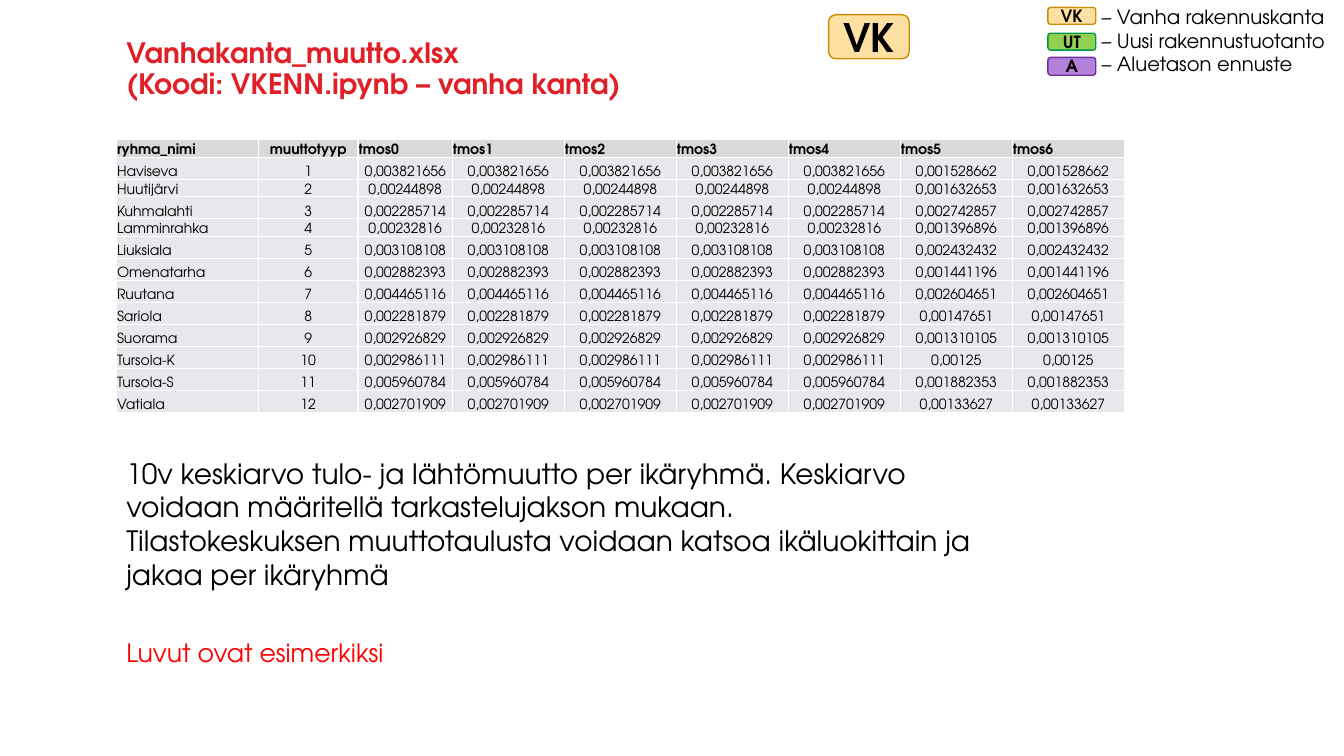
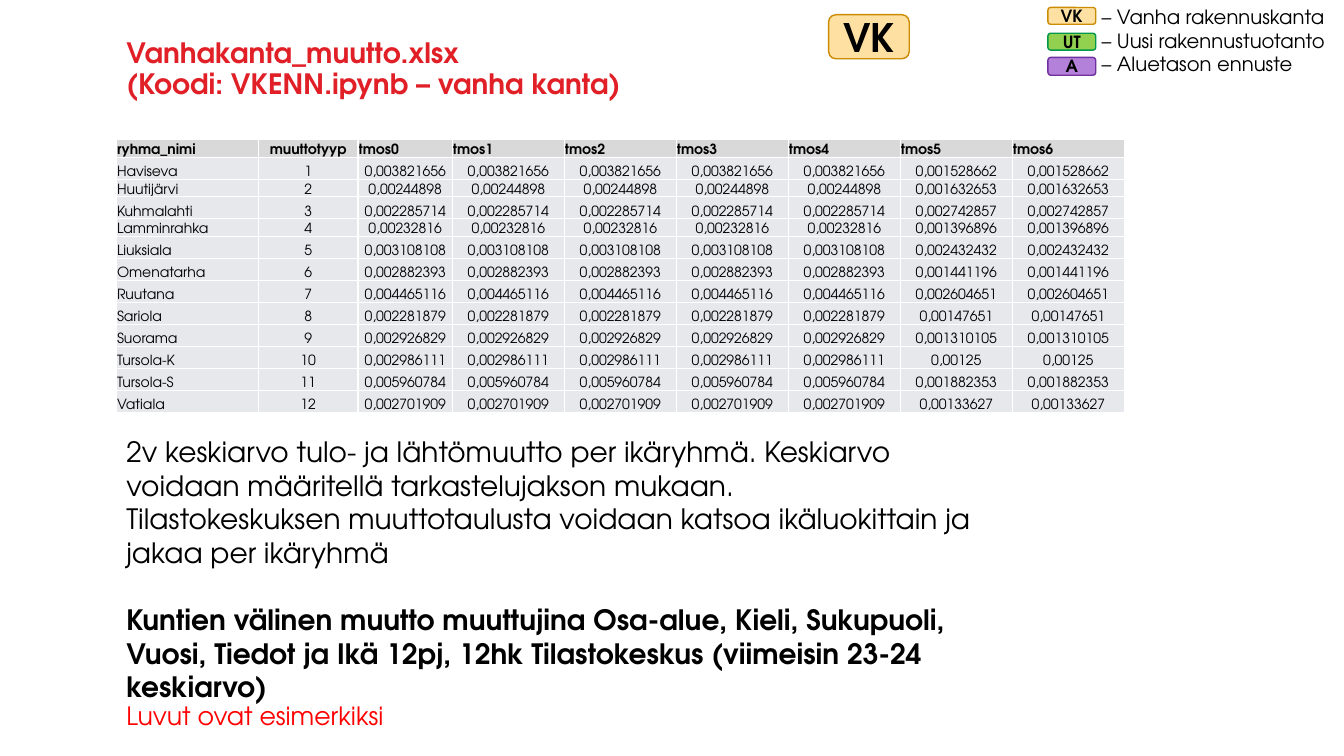
Before and after one commit to kangasalakehitys/vaestoennuste, a slide deck: slide 10 of Dokumentaatio/Ohjeet.pptx. Drawn at 1344x756 pixels with LibreOffice and Linux fonts; fonts in the diff are those of the drawing; background and template pictures are left out. Boxes give left, top, right and bottom in pixels: in the first picture for what was removed or moved away, otherwise in the second. Text is boxed around its words. In the diff, an @@ line names an element or a change of style, - is before the commit and + after.

```diff
--- a/Dokumentaatio/Ohjeet.pptx
+++ b/Dokumentaatio/Ohjeet.pptx
@@ text "2v keskiarvo tulo- ja lähtömuutto ...": place and size @@
-text "2v keskiarvo tulo- ja lähtömuutto ..." at (126, 463, 970, 591)
+text "2v keskiarvo tulo- ja lähtömuutto ..." at (126, 441, 970, 710)
@@ text at (126, 441, 890, 509): text changed @@
-10v keskiarvo tulo- ja lähtömuutto per ikäryhmä. Keskiarvo voidaan määritellä tarkastelujakson mukaan.
+2v keskiarvo tulo- ja lähtömuutto per ikäryhmä. Keskiarvo voidaan määritellä tarkastelujakson mukaan.
@@ text at (126, 608, 944, 710): paragraph added @@
+Kuntien välinen muutto muuttujina Osa-alue, Kieli, Sukupuoli, Vuosi, Tiedot ja Ikä 12pj, 12hk Tilastokeskus (viimeisin 23-24 keskiarvo)
@@ text "Luvut ovat esimerkiksi" rewrapped from (126, 643, 384, 663) to (126, 699, 384, 726) @@
```
Also in this commit, not shown: 6 other slides changed, 38 other files.
